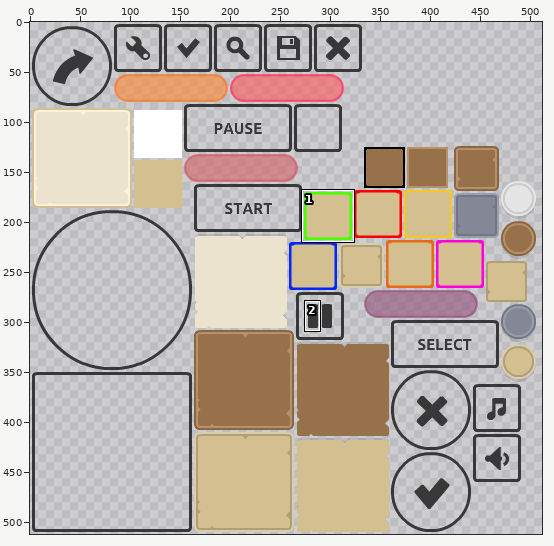
Two states of a sprite sheet, android/assets/images/ui-pack.png. The first picture is a wide view before the edit; the outline marks the close-up.
Close-up. As it was:
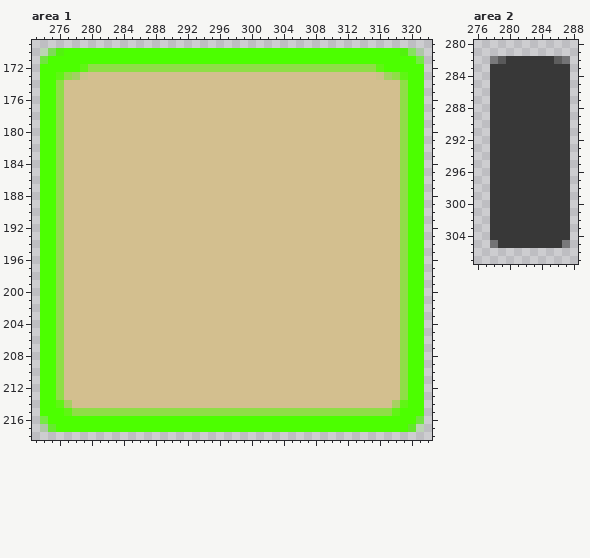
The file is 512x512 pixels. Pixels under 10% opacity are left out. Colours within 5 levels of each other are drawn and written as one. Shown: area 1: x 273..322, y 169..218; area 2: x 276..288, y 280..307. The commit also changed other parts of the picture, which this record leaves out.
After:
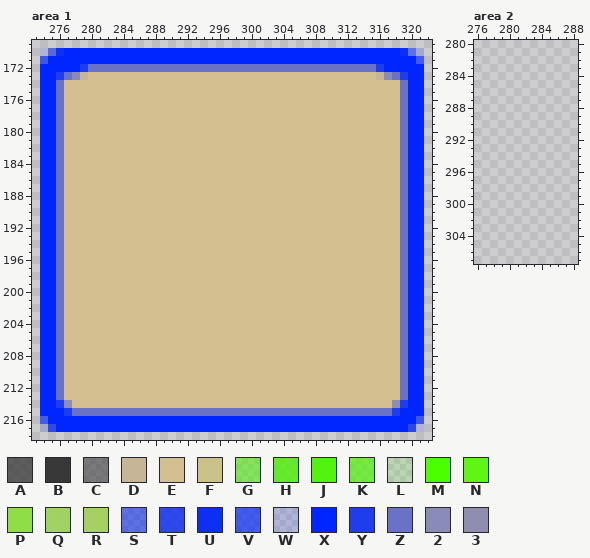
Palette (. is transparent): A #373737bf  B #383838  C #39393990  D #c6b595f4  E #d3bf8f  F #cbc287f5  G #49f3018c  H #4af202c8  J #4af502f0  K #4af800ab  L #4cff0024  M #4cff00  N #60f515  P #8fde47  Q #9fd25aee  R #a6d060fb  S #0125f38c  T #0226f2c8  U #0226f5f0  V #0025f8ab  W #0026ff24  X #0026ff  Y #203ded  Z #6972c6  2 #8586b4ee  3 #8e8db0fb
Diff:
Changed rows in their new state; - is an unchanged pixel.
Area 1:
first column x 274:
170 WSUXXXXXXXXXXXXXXXXXXXXXXXXXXXXXXXXXXXXXXXXXXUSW
171 VXXXXXXXXXXXXXXXXXXXXXXXXXXXXXXXXXXXXXXXXXXXXXXV
172 XXXXXYZZZZZZZZZZZZZZZZZZZZZZZZZZZZZZZZZZZZYXXXXX
173 XXYZ2D------------------------------------D2ZYXX
174 XXZ------------------------------------------ZXX
175 XXZ------------------------------------------ZXX
176 XXZ------------------------------------------ZXX
177 XXZ------------------------------------------ZXX
178 XXZ------------------------------------------ZXX
179 XXZ------------------------------------------ZXX
180 XXZ------------------------------------------ZXX
181 XXZ------------------------------------------ZXX
182 XXZ------------------------------------------ZXX
183 XXZ------------------------------------------ZXX
184 XXZ------------------------------------------ZXX
185 XXZ------------------------------------------ZXX
186 XXZ------------------------------------------ZXX
187 XXZ------------------------------------------ZXX
188 XXZ------------------------------------------ZXX
189 XXZ------------------------------------------ZXX
190 XXZ------------------------------------------ZXX
191 XXZ------------------------------------------ZXX
192 XXZ------------------------------------------ZXX
193 XXZ------------------------------------------ZXX
194 XXZ------------------------------------------ZXX
195 XXZ------------------------------------------ZXX
196 XXZ------------------------------------------ZXX
197 XXZ------------------------------------------ZXX
198 XXZ------------------------------------------ZXX
199 XXZ------------------------------------------ZXX
200 XXZ------------------------------------------ZXX
201 XXZ------------------------------------------ZXX
202 XXZ------------------------------------------ZXX
203 XXZ------------------------------------------ZXX
204 XXZ------------------------------------------ZXX
205 XXZ------------------------------------------ZXX
206 XXZ------------------------------------------ZXX
207 XXZ------------------------------------------ZXX
208 XXZ------------------------------------------ZXX
209 XXZ------------------------------------------ZXX
210 XXZ------------------------------------------ZXX
211 XXZ------------------------------------------ZXX
212 XXZ------------------------------------------ZXX
213 XXZ------------------------------------------ZXX
214 XXY3----------------------------------------3YXX
215 XXXYZZZZZZZZZZZZZZZZZZZZZZZZZZZZZZZZZZZZZZZZYXXX
216 VXXXXXXXXXXXXXXXXXXXXXXXXXXXXXXXXXXXXXXXXXXXXXXV
217 WTXXXXXXXXXXXXXXXXXXXXXXXXXXXXXXXXXXXXXXXXXXXXTW
Area 2:
first column x 278:
282 ..........
283 ..........
284 ..........
285 ..........
286 ..........
287 ..........
288 ..........
289 ..........
290 ..........
291 ..........
292 ..........
293 ..........
294 ..........
295 ..........
296 ..........
297 ..........
298 ..........
299 ..........
300 ..........
301 ..........
302 ..........
303 ..........
304 ..........
305 ..........
